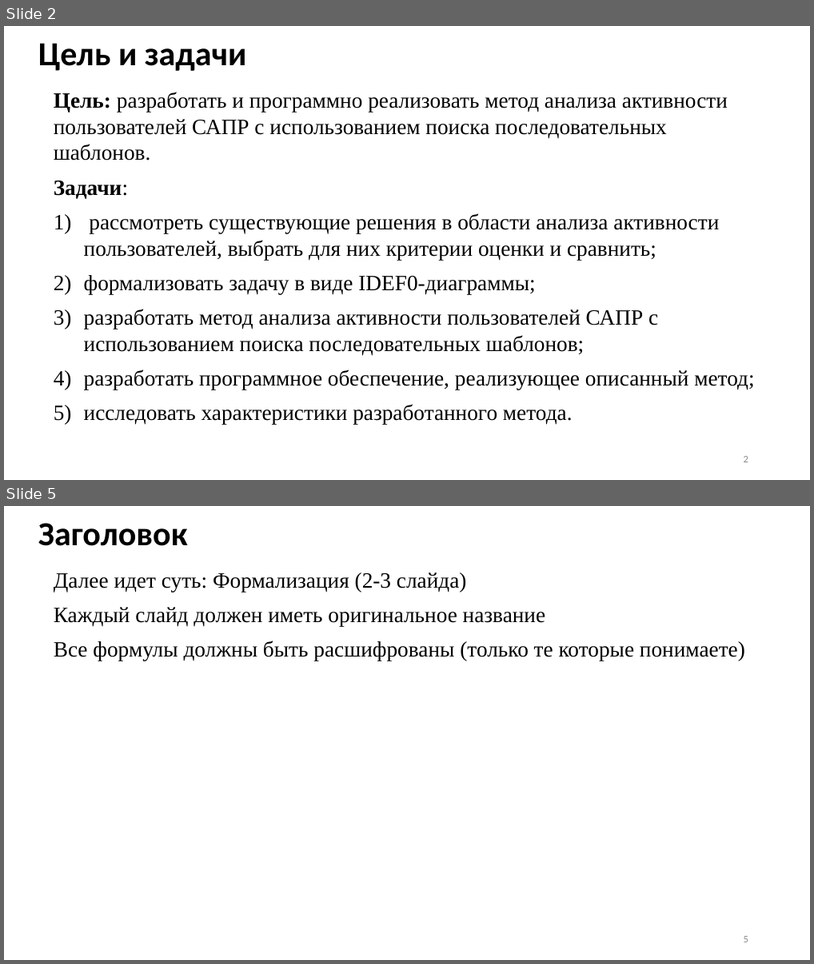
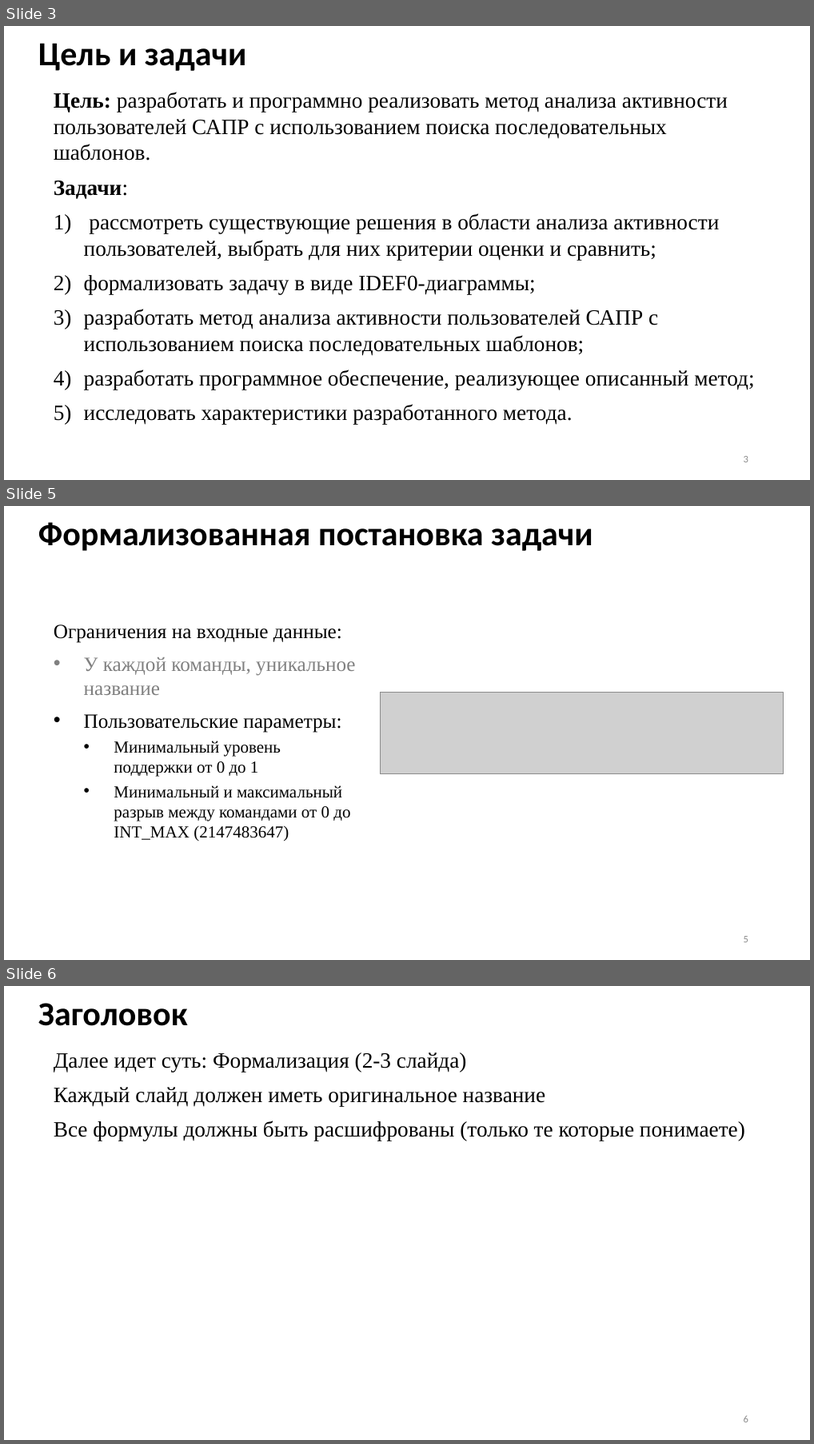
Before and after one commit to Inlucker/8semestr, a slide deck: ВКР/Презентация/ПронинАС_ВКР_презентация.pptx. Shown one above the other, each under a label of ours: slides 2 and 5 before the commit, slides 3, 5 and 6 after it; the slides between them are not shown. The pictures are 814x964 and 814x1444 pixels, drawn with LibreOffice and Linux fonts; fonts in the diff are those of the drawing; grey boxes stand for pictures. Boxes give left, top, right and bottom in pixels: in the first picture for what was removed or moved away, otherwise in the second. Text is boxed around its words. In the diff, an @@ line names an element or a change of style, - is before the commit and + after.

```diff
--- a/ВКР/Презентация/ПронинАС_ВКР_презентация.pptx
+++ b/ВКР/Презентация/ПронинАС_ВКР_презентация.pptx
@@ slide 5 added at [4, 506, 810, 960], background #FFFFFF @@
@@ text added at [38, 522, 594, 551], 40 pt, text #000000, bold @@
+Формализованная постановка задачи
@@ text added at [54, 624, 355, 841], 20 pt, text #000000 @@
+Ограничения на входные данные:
+• У каждой команды, уникальное название
+• Пользовательские параметры:
+  • Минимальный уровень поддержки от 0 до 1
+  • Минимальный и максимальный разрыв между командами от 0 до INT_MAX (2147483647)
@@ picture added at [380, 692, 784, 774] @@
@@ page number added at [744, 936, 749, 942], 12 pt, text #8C8C8C @@
+5
@@ what was slide 2 is now slide 3 @@
@@ what was slide 5 is now slide 6 @@
```
Also in this commit, not shown: 5 slides changed, 6 other slides added, 3 slides removed, 14 other files.
